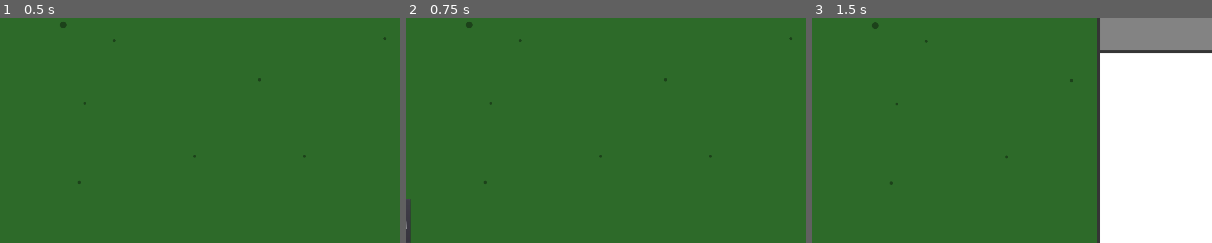
Above: before the commit, frames 1-3 (left to right).
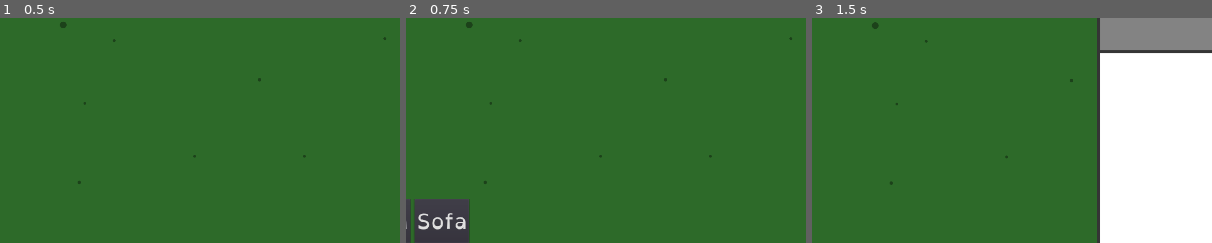
Above: after the commit, the same moments.

Repository: fupicat/szabandoned-0
Game: Godot game, scene res://Scenes/Places/House.tscn
Two runs of this game, one before a commit and one after it. Both use one fixed random seed, a clock stepped at 60 frames per second and the inputs below.
Inputs:
- Up to frame 1 (0.5 s): no input
- Up to frame 2 (0.75 s): click "Add Item" at 0.5 s
- Up to frame 3 (1.5 s): click "Small Room" at 1.25 s
The pictures show only the part of the screen within x 16-66%, y 50-100%; the shares and areas given below are measured in that part.

Frame 1 is identical in both runs. In frame 2, 2.7% of the frame differs, in the area x 2-16%, y 80-100%; in frame 3, nothing differs.

Commit message:
Added Sofa

Diff:
--- a/Scenes/Placeables/SmallRoom.tscn
+++ b/Scenes/Placeables/SmallRoom.tscn
@@ -7,19 +7,16 @@
 [sub_resource type="RectangleShape2D" id=1]
 extents = Vector2( 737.784, 64.2883 )
 
-[sub_resource type="RectangleShape2D" id=2]
+[sub_resource type="RectangleShape2D" id=3]
 extents = Vector2( 732.022, 369.606 )
 
-[sub_resource type="RectangleShape2D" id=3]
+[sub_resource type="RectangleShape2D" id=2]
 extents = Vector2( 731.515, 554.104 )
 
 [node name="SmallRoom" type="StaticBody2D" groups=[
 "Interactable",
 ]]
 script = ExtResource( 1 )
-__meta__ = {
-"_edit_group_": true
-}
 interact = [ "move", "delete" ]
 
 [node name="Sprite" type="Sprite" parent="."]
@@ -36,14 +33,13 @@
 script = ExtResource( 3 )
 
 [node name="WallCol" type="CollisionShape2D" parent="Wall"]
-shape = SubResource( 2 )
+shape = SubResource( 3 )
 
 [node name="Interactive" type="Area2D" parent="."]
-editor/display_folded = true
 position = Vector2( -0.160816, 569.066 )
 
 [node name="Col" type="CollisionShape2D" parent="Interactive"]
-shape = SubResource( 3 )
+shape = SubResource( 2 )
 [connection signal="body_entered" from="Wall" to="Wall" method="_on_body_entered"]
 [connection signal="body_exited" from="Wall" to="Wall" method="_on_body_exited"]
 [connection signal="body_entered" from="Interactive" to="." method="_on_Interactive_body_entered"]
--- /dev/null
+++ b/Scenes/Placeables/Sofa.tscn
@@ -0,0 +1,32 @@
+[gd_scene load_steps=5 format=2]
+
+[ext_resource path="res://Scripts/Placeable.gd" type="Script" id=1]
+[ext_resource path="res://Art/Placeables/Sofa.png" type="Texture" id=2]
+
+[sub_resource type="RectangleShape2D" id=1]
+extents = Vector2( 113.752, 35.162 )
+
+[sub_resource type="RectangleShape2D" id=2]
+extents = Vector2( 124.25, 38.4786 )
+
+[node name="Sofa" type="StaticBody2D" groups=[
+"Interactable",
+]]
+script = ExtResource( 1 )
+interact = [ "move", "delete" ]
+
+[node name="Sprite" type="Sprite" parent="."]
+position = Vector2( 0, -109.093 )
+texture = ExtResource( 2 )
+offset = Vector2( -0.698349, -20.4878 )
+
+[node name="Col" type="CollisionShape2D" parent="."]
+position = Vector2( -1.948, -6.37672 )
+shape = SubResource( 1 )
+
+[node name="Interactive" type="Area2D" parent="."]
+
+[node name="Col" type="CollisionShape2D" parent="Interactive"]
+shape = SubResource( 2 )
+[connection signal="body_entered" from="Interactive" to="." method="_on_Interactive_body_entered"]
+[connection signal="body_exited" from="Interactive" to="." method="_on_Interactive_body_exited"]
--- a/Scenes/Places/House.tscn
+++ b/Scenes/Places/House.tscn
@@ -120,14 +120,21 @@
 scroll_vertical_enabled = false
 
 [node name="H" type="HBoxContainer" parent="HouseUI/UI/Items"]
-margin_right = 325.0
+margin_right = 466.0
 margin_bottom = 106.0
 size_flags_vertical = 3
+custom_constants/separation = 10
 
 [node name="SmallRoom" type="Button" parent="HouseUI/UI/Items/H"]
 margin_right = 325.0
 margin_bottom = 106.0
 text = "Small Room"
+
+[node name="Sofa" type="Button" parent="HouseUI/UI/Items/H"]
+margin_left = 335.0
+margin_right = 466.0
+margin_bottom = 106.0
+text = "Sofa"
 [connection signal="body_entered" from="Grama/PlacentDown" to="." method="_on_Placent_body_entered"]
 [connection signal="body_exited" from="Grama/PlacentDown" to="." method="_on_Placent_body_exited"]
 [connection signal="body_entered" from="Grama/PlacentUp" to="." method="_on_PlacentUp_body_entered"]
@@ -135,3 +142,4 @@
 [connection signal="pressed" from="HouseUI/UI/Mode" to="HouseUI" method="_on_Mode_pressed"]
 [connection signal="pressed" from="HouseUI/UI/Move" to="HouseUI" method="_on_Move_pressed"]
 [connection signal="pressed" from="HouseUI/UI/Items/H/SmallRoom" to="HouseUI" method="_on_SmallRoom_pressed"]
+[connection signal="pressed" from="HouseUI/UI/Items/H/Sofa" to="HouseUI" method="_on_Sofa_pressed"]
--- a/Scripts/UI/HouseUI.gd
+++ b/Scripts/UI/HouseUI.gd
@@ -12,3 +12,6 @@
 func _on_Move_pressed():
     get_parent().move_mode = true
     get_parent().switch_edit_mode()
+
+func _on_Sofa_pressed():
+    get_parent().add_placeable(load("res://Scenes/Placeables/Sofa.tscn"))
Binary file added: Art/Placeables/Sofa.png
Not shown, added: Art/Placeables/Sofa.png.import
